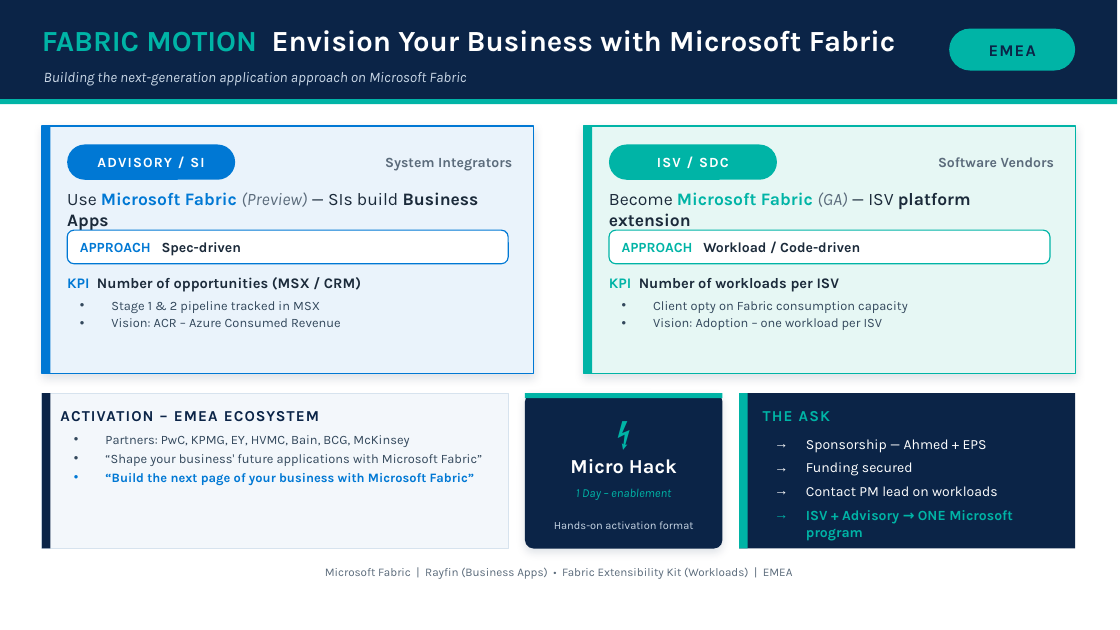
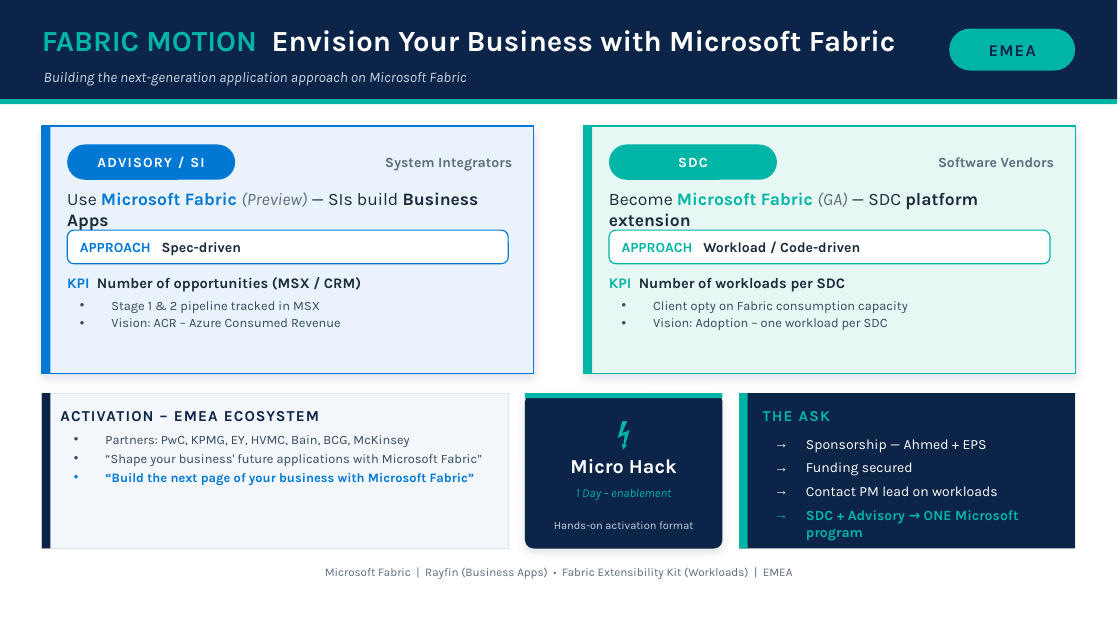
Before and after one commit to fredgis/FY27FabricMotion, a slide deck: slide 1 of deck/Motion-Fabric-Apps.pptx. Drawn at 1120x630 pixels with LibreOffice and Linux fonts; fonts in the diff are those of the drawing. Boxes give left, top, right and bottom in pixels: in the first picture for what was removed or moved away, otherwise in the second. Text is boxed around its words. In the diff, an @@ line names an element or a change of style, - is before the commit and + after.

```diff
--- a/deck/Motion-Fabric-Apps.pptx
+++ b/deck/Motion-Fabric-Apps.pptx
@@ text at <box>678,157,708,168</box>: text changed @@
-ISV / SDC
+SDC
@@ text at <box>609,192,978,232</box>: text changed @@
-Become Microsoft Fabric (GA) — ISV platform extension
+Become Microsoft Fabric (GA) — SDC platform extension
@@ text at <box>609,278,846,292</box>: text changed @@
-KPI Number of workloads per ISV
+KPI Number of workloads per SDC
@@ text at <box>653,318,888,330</box>: text changed @@
-• Vision: Adoption – one workload per ISV
+• Vision: Adoption – one workload per SDC
@@ text at <box>806,510,1019,541</box>: text changed @@
-→ ISV + Advisory → ONE Microsoft program
+→ SDC + Advisory → ONE Microsoft program
```
Also in this commit, not shown: 36 other files.
